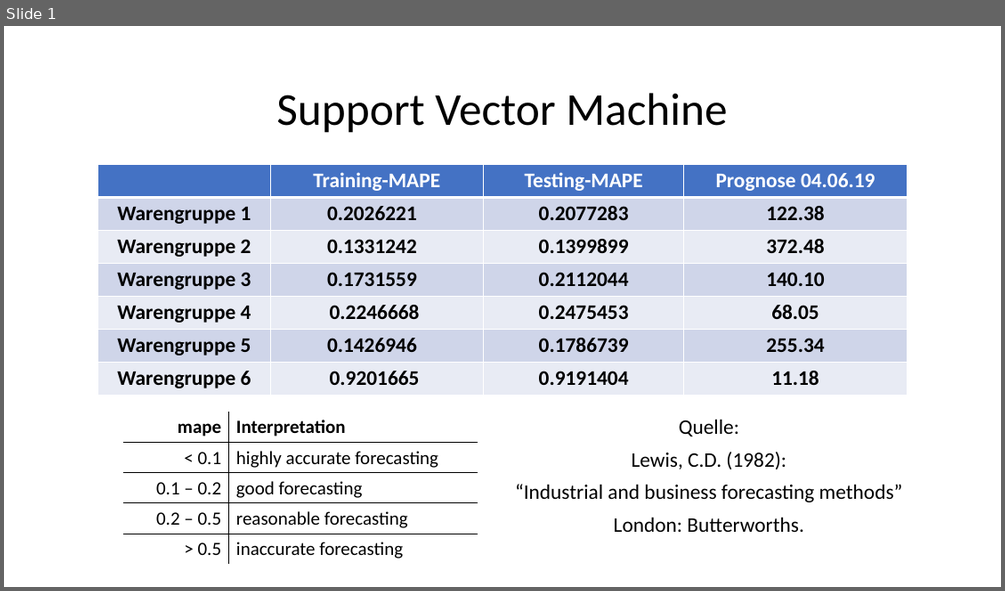
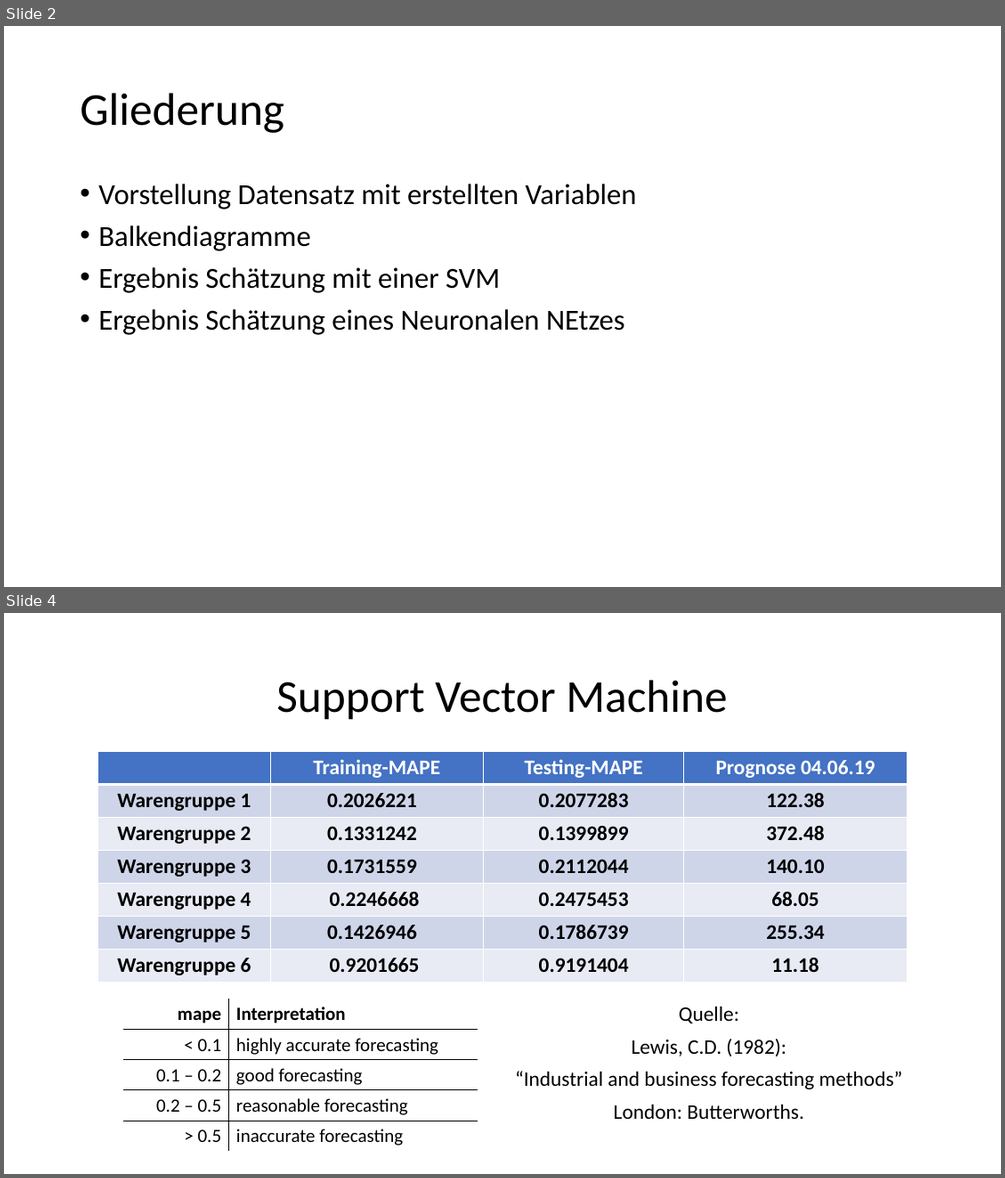
Before and after one commit to groenerfelix/opencampus, a slide deck: Abschlusspräsentation.pptx. Shown one above the other, each under a label of ours: slide 1 before the commit, slides 2 and 4 after it; the slides between them are not shown. The pictures are 1005x591 and 1005x1178 pixels, drawn with LibreOffice and Linux fonts; fonts in the diff are those of the drawing. Boxes give left, top, right and bottom in pixels: in the first picture for what was removed or moved away, otherwise in the second. Text is boxed around its words. In the diff, an @@ line names an element or a change of style, - is before the commit and + after.

```diff
--- a/Abschlusspräsentation.pptx
+++ b/Abschlusspräsentation.pptx
@@ slide 2 added at [4,26,1001,587], background #FFFFFF @@
@@ title added at [80,93,284,133], 44 pt, text #000000 @@
+Gliederung
@@ text added at [98,184,637,335], 28 pt, text #000000 @@
+• Vorstellung Datensatz mit erstellten Variablen
+• Balkendiagramme
+• Ergebnis Schätzung mit einer SVM
+• Ergebnis Schätzung eines Neuronalen NEtzes
@@ what was slide 1 is now slide 4 @@
```
Also in this commit, not shown: 2 other slides added.
